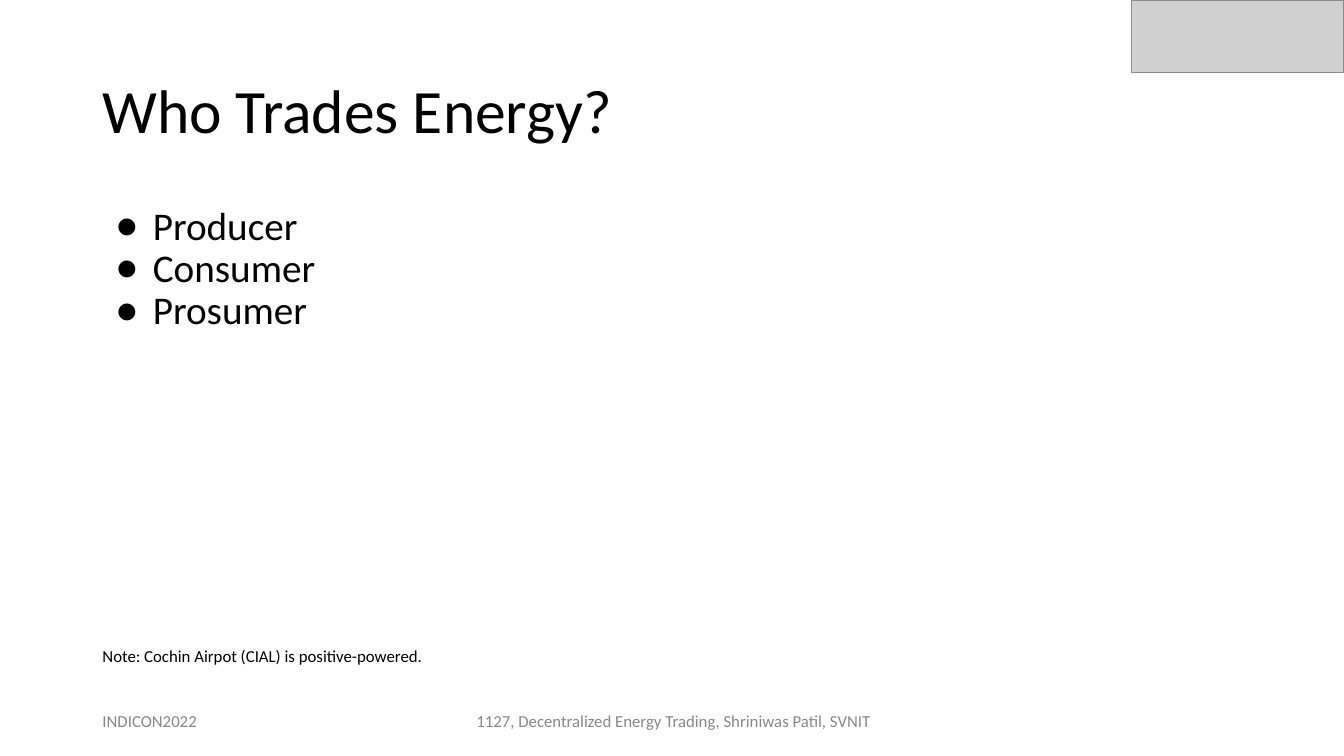
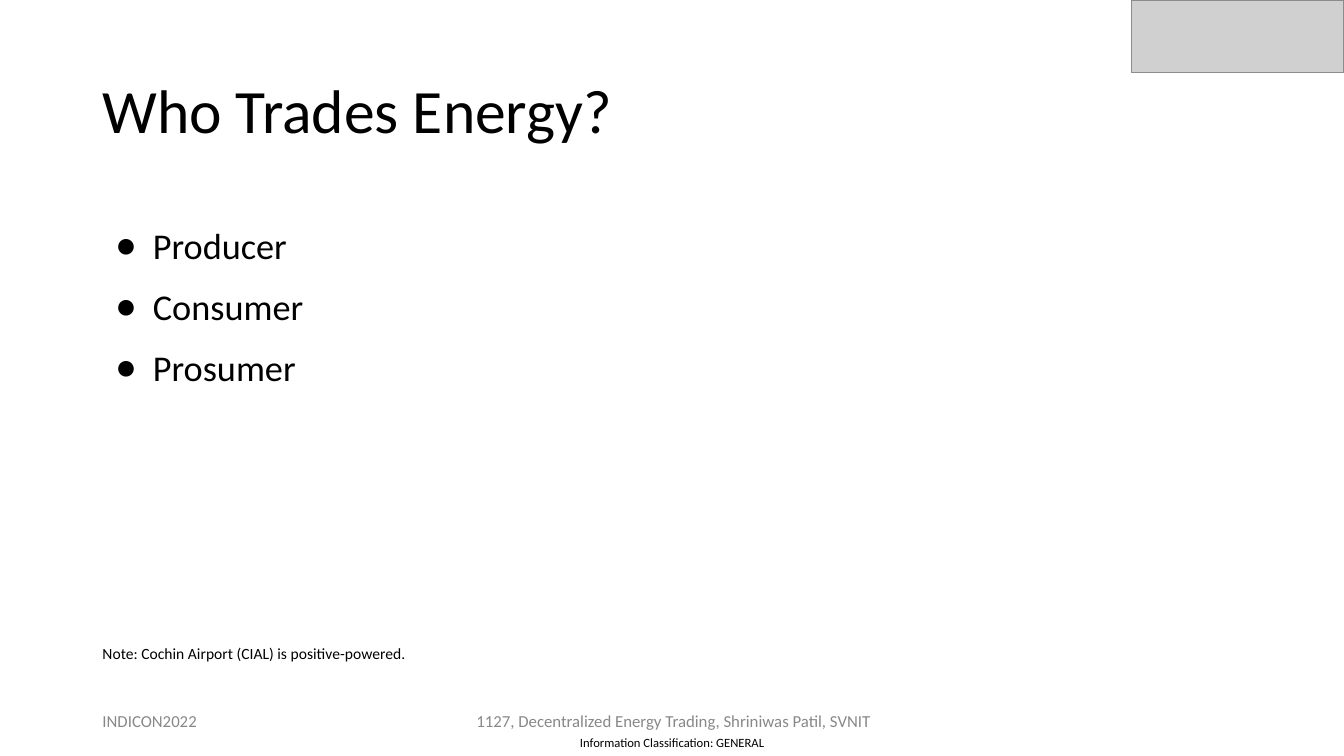
Before and after one commit to mbhatti20/portfolio, a slide deck: slide 11 of Paper ID - 1127 INDICON 2022 Presentation Slides (2).pptx (slide 12 before the commit). Drawn at 1344x756 pixels with LibreOffice and Linux fonts; fonts in the diff are those of the drawing; grey boxes stand for pictures. Boxes give left, top, right and bottom in pixels: in the first picture for what was removed or moved away, otherwise in the second. Text is boxed around its words. In the diff, an @@ line names an element or a change of style, - is before the commit and + after.

```diff
--- a/Paper ID - 1127 INDICON 2022 Presentation Slides (2).pptx
+++ b/Paper ID - 1127 INDICON 2022 Presentation Slides (2).pptx
@@ text at [153,233,303,382]: size 28 to 25.9 pt in "Producer", "Consumer", "Prosumer"; line spacing 0.9 to 1.4 @@
@@ text at [102,648,406,662]: text changed; size 12 to 11.1 pt @@
-Note: Cochin Airpot (CIAL) is positive-powered.
+Note: Cochin Airport (CIAL) is positive-powered.
@@ text added at [580,738,764,747], 9 pt, text #000000 @@
+Information Classification: GENERAL
```
Also in this commit, not shown: 33 other slides changed, 1 slide added, 1 slide removed, 1 other file.
